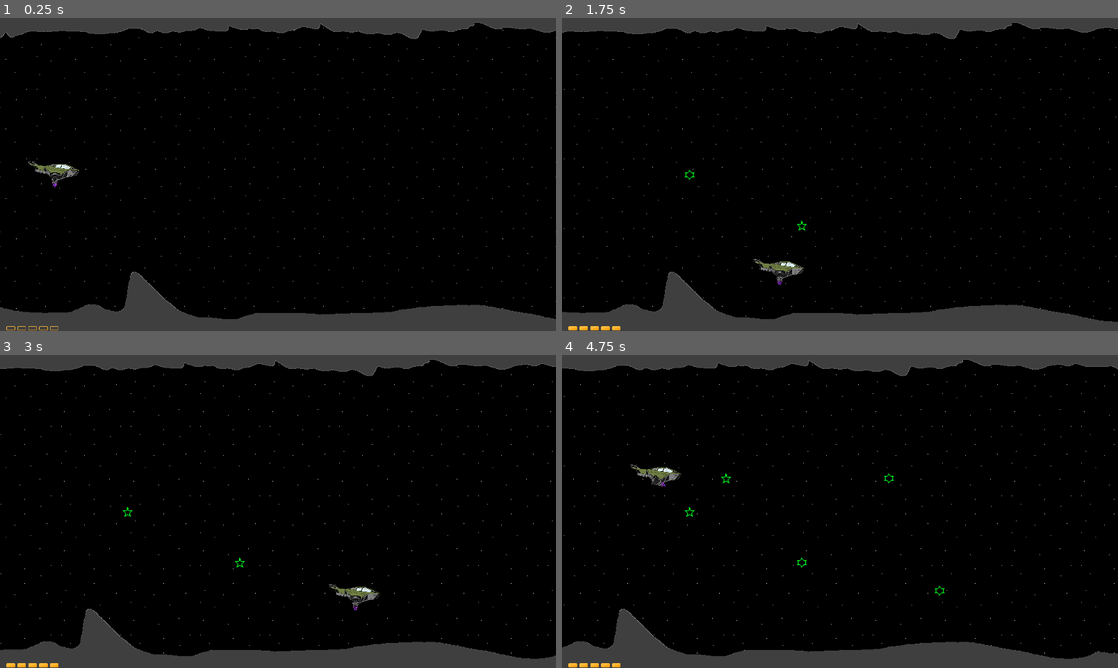
Above: before the commit, frames 1-4 (two rows, left to right).
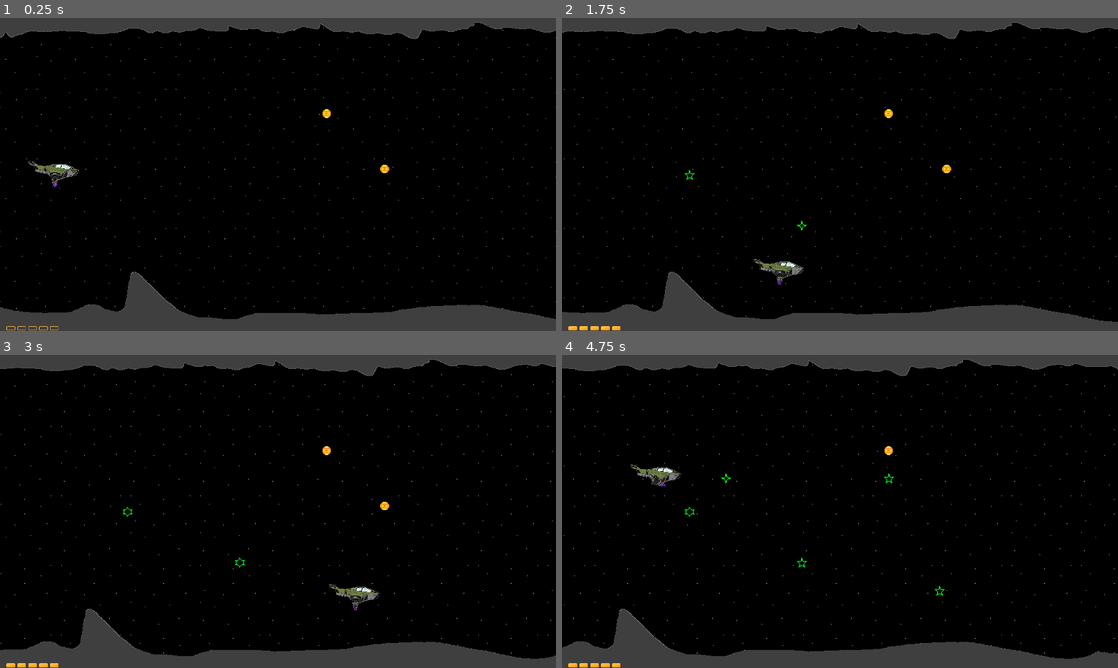
Above: after the commit, the same moments.

Repository: gouldcwilliam/space-rail-shooter
Game: Godot game, scene res://Main.tscn
Same seed, same stepped clock (60 frames per second), same inputs: the game is played once before the commit and once after it.
Inputs:
- Up to frame 1 (0.25 s): no input
- Up to frame 2 (1.75 s): hold D (ui_right) 0.53-1.28 s; hold T 0.53-1.28 s; tap Space (ui_select) at 0.77, 1.52 s; tap Y at 0.8, 1.35 s; hold S (ui_down) from 1.28 s (still down); tap T at 1.55 s
- Up to frame 3 (3 s): release S (ui_down) at 2.03 s; hold D (ui_right) 2.03-2.78 s; hold T 2.03-2.78 s; tap Y at 2.3, 2.85 s; hold W (ui_up) from 2.78 s (still down)
- Up to frame 4 (4.75 s): tap Space (ui_select) at 3.02, 3.77, 4.52 s; tap T at 3.05, 4.55 s; release W (ui_up) at 3.53 s; hold T 3.53-4.28 s; hold A (ui_left) from 3.53 s (still down); tap Y at 3.8, 4.35 s

The runs differ from the first frame. In frame 1, less than 0.1% of the frame differs, in the area x 58-70%, y 29-50%; in frame 2, 0.1%; in frame 3, 0.1%; in frame 4, 0.2%, in the area x 22-69%, y 29-77%.

Commit message:
added powerups added the class for power ups added some temporary ones to the main for testing

Diff:
--- a/Bullets/Bullet.tscn
+++ b/Bullets/Bullet.tscn
@@ -24,7 +24,7 @@
 show_behind_parent = true
 position = Vector2( 512, 300 )
 input_pickable = false
-collision_layer = 0
+collision_layer = 2
 collision_mask = 2
 mode = 0
 mass = 1.02041e-05
@@ -55,7 +55,7 @@
 scale = Vector2( 1.5, 1.5 )
 frames = SubResource( 2 )
 animation = "basic"
-frame = 2
+frame = 3
 playing = true
 _sections_unfolded = [ "Transform" ]
 
--- a/HUD.gd
+++ b/HUD.gd
@@ -3,7 +3,7 @@
 # class member variables go here, for example:
 # var a = 2
 # var b = "textvar"
-export var POWERUPBARLEVEL = 0
+
 var powerUpBar_EmptyTexture = preload("res://images/power-level-empty.png")
 var powerUpBar_FullTexture = preload("res://images/power-level-full.png")
 
@@ -16,35 +16,31 @@
 
 
 func _process(delta):
-	if Input.is_key_pressed(KEY_T):
-		POWERUPBARLEVEL+=1
-	if Input.is_key_pressed(KEY_Y):
-		POWERUPBARLEVEL-=1
-	updatePowerBarLevel()
+
 	pass
 
-func updatePowerBarLevel():
-	if POWERUPBARLEVEL > 0 :
+func updatePowerBarLevel( powerBarLevel ):
+	if powerBarLevel > 0 :
 		$Sprite0.set_texture(powerUpBar_FullTexture)
 	else:
 		$Sprite0.set_texture(powerUpBar_EmptyTexture)
 
-	if POWERUPBARLEVEL > 1:
+	if powerBarLevel > 1:
 		$Sprite1.set_texture(powerUpBar_FullTexture)
 	else:
 		$Sprite1.set_texture(powerUpBar_EmptyTexture)
 
-	if POWERUPBARLEVEL > 2:
+	if powerBarLevel > 2:
 		$Sprite2.set_texture(powerUpBar_FullTexture)
 	else:
 		$Sprite2.set_texture(powerUpBar_EmptyTexture)
 
-	if POWERUPBARLEVEL > 3:
+	if powerBarLevel > 3:
 		$Sprite3.set_texture(powerUpBar_FullTexture)
 	else:
 		$Sprite3.set_texture(powerUpBar_EmptyTexture)
 
-	if POWERUPBARLEVEL >4:
+	if powerBarLevel >4:
 		$Sprite4.set_texture(powerUpBar_FullTexture)
 	else:
 		$Sprite4.set_texture(powerUpBar_EmptyTexture)
--- a/HUD.tscn
+++ b/HUD.tscn
@@ -3,7 +3,7 @@
 [ext_resource path="res://HUD.gd" type="Script" id=1]
 [ext_resource path="res://images/power-level-empty.png" type="Texture" id=2]
 
-[node name="HUD" type="CanvasLayer" index="0"]
+[node name="HUD" type="CanvasLayer"]
 
 layer = 1
 offset = Vector2( 0, 0 )
@@ -11,7 +11,6 @@
 scale = Vector2( 1, 1 )
 transform = Transform2D( 1, 0, 0, 1, 0, 0 )
 script = ExtResource( 1 )
-POWERUPBARLEVEL = 0
 
 [node name="Sprite0" type="Sprite" parent="." index="0"]
 
--- /dev/null
+++ b/Items/PowerUp.gd
@@ -0,0 +1,24 @@
+extends Area2D
+
+signal hit
+
+# class member variables go here, for example:
+# var a = 2
+# var b = "textvar"
+
+func _ready():
+	# Called every time the node is added to the scene.
+	# Initialization here
+	pass
+
+#func _process(delta):
+#	# Called every frame. Delta is time since last frame.
+#	# Update game logic here.
+#	pass
+
+
+
+func _on_PowerUp_body_entered(body):
+	hide()
+	queue_free()
+	emit_signal("hit")
--- /dev/null
+++ b/Items/PowerUp.tscn
@@ -0,0 +1,32 @@
+[gd_scene load_steps=4 format=2]
+
+[ext_resource path="res://Items/PowerUp.gd" type="Script" id=1]
+[ext_resource path="res://images/power-up.png" type="Texture" id=2]
+
+[sub_resource type="CircleShape2D" id=1]
+
+custom_solver_bias = 0.0
+radius = 10.0
+
+[node name="PowerUp" type="Area2D"]
+
+input_pickable = true
+gravity_vec = Vector2( 0, 1 )
+gravity = 0.0
+linear_damp = 0.1
+angular_damp = 1.0
+collision_layer = 32
+audio_bus_override = false
+audio_bus_name = "Master"
+script = ExtResource( 1 )
+_sections_unfolded = [ "Collision" ]
+
+[node name="Sprite" type="Sprite" parent="." index="0"]
+
+texture = ExtResource( 2 )
+
+[node name="CollisionShape2D" type="CollisionShape2D" parent="." index="1"]
+
+shape = SubResource( 1 )
+
+[connection signal="body_entered" from="." to="." method="_on_PowerUp_body_entered"]
--- a/Main.gd
+++ b/Main.gd
@@ -4,7 +4,7 @@
 # var a = 2
 # var b = "textvar"
 
-var score
+var powerBarLevel = 0
 
 func _ready():
 	pass
@@ -15,4 +15,16 @@
 
 	if Input.is_key_pressed(KEY_ESCAPE):
 		get_tree().quit()
+	if Input.is_key_pressed(KEY_T):
+		powerBarLevel+=1
+		$HUD.updatePowerBarLevel(powerBarLevel)
+	if Input.is_key_pressed(KEY_Y):
+		powerBarLevel-=1
+		$HUD.updatePowerBarLevel(powerBarLevel)
+
 	pass
+
+
+func _on_PowerUp():
+	powerBarLevel += 1
+	$HUD.updatePowerBarLevel(powerBarLevel)
--- a/Main.tscn
+++ b/Main.tscn
@@ -1,10 +1,11 @@
-[gd_scene load_steps=6 format=2]
+[gd_scene load_steps=7 format=2]
 
 [ext_resource path="res://Main.gd" type="Script" id=1]
 [ext_resource path="res://Levels/SpaceBackground.tscn" type="PackedScene" id=2]
 [ext_resource path="res://Levels/Lvl1-Obstacles.tscn" type="PackedScene" id=3]
 [ext_resource path="res://PlayerShip/PlayerShip.tscn" type="PackedScene" id=4]
 [ext_resource path="res://HUD.tscn" type="PackedScene" id=5]
+[ext_resource path="res://Items/PowerUp.tscn" type="PackedScene" id=6]
 
 [node name="Main" type="Node" index="0"]
 
@@ -28,7 +29,19 @@
 
 position = Vector2( 100, 300 )
 scale = Vector2( 0.75, 0.75 )
-_sections_unfolded = [ "Transform", "Visibility", "Z Index" ]
+_sections_unfolded = [ "Collision", "Transform", "Visibility", "Z Index" ]
 SHOT_DELAY = 0.2
 
 [node name="HUD" parent="." index="4" instance=ExtResource( 5 )]
+
+[node name="PowerUp" parent="." index="5" instance=ExtResource( 6 )]
+
+position = Vector2( 708.405, 302.024 )
+
+[node name="PowerUp2" parent="." index="6" instance=ExtResource( 6 )]
+
+position = Vector2( 601.592, 200.121 )
+
+[connection signal="hit" from="PowerUp" to="." method="_on_PowerUp"]
+
+[connection signal="hit" from="PowerUp2" to="." method="_on_PowerUp"]
--- a/PlayerShip/PlayerShip.tscn
+++ b/PlayerShip/PlayerShip.tscn
@@ -19,9 +19,10 @@
 
 input_pickable = false
 collision_layer = 1
-collision_mask = 1
+collision_mask = 33
 collision/safe_margin = 0.08
 script = ExtResource( 1 )
+_sections_unfolded = [ "Collision" ]
 SHIP_SPEED = 200
 SHOT_DELAY = 0.25
 BULLET_SPEED = 700
Binary file added: images/power-up.png
Not shown, added: images/power-up.png.import
Not shown, removed: Main.tscn.depren
